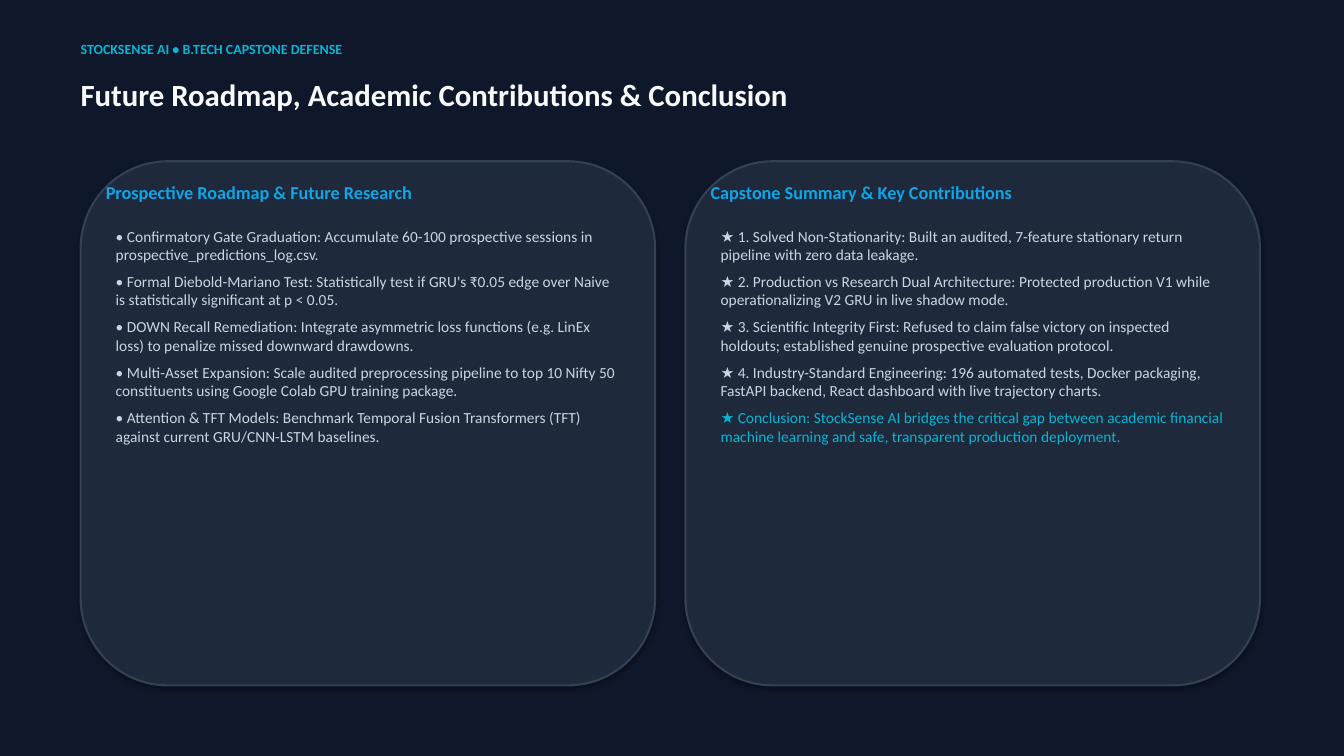
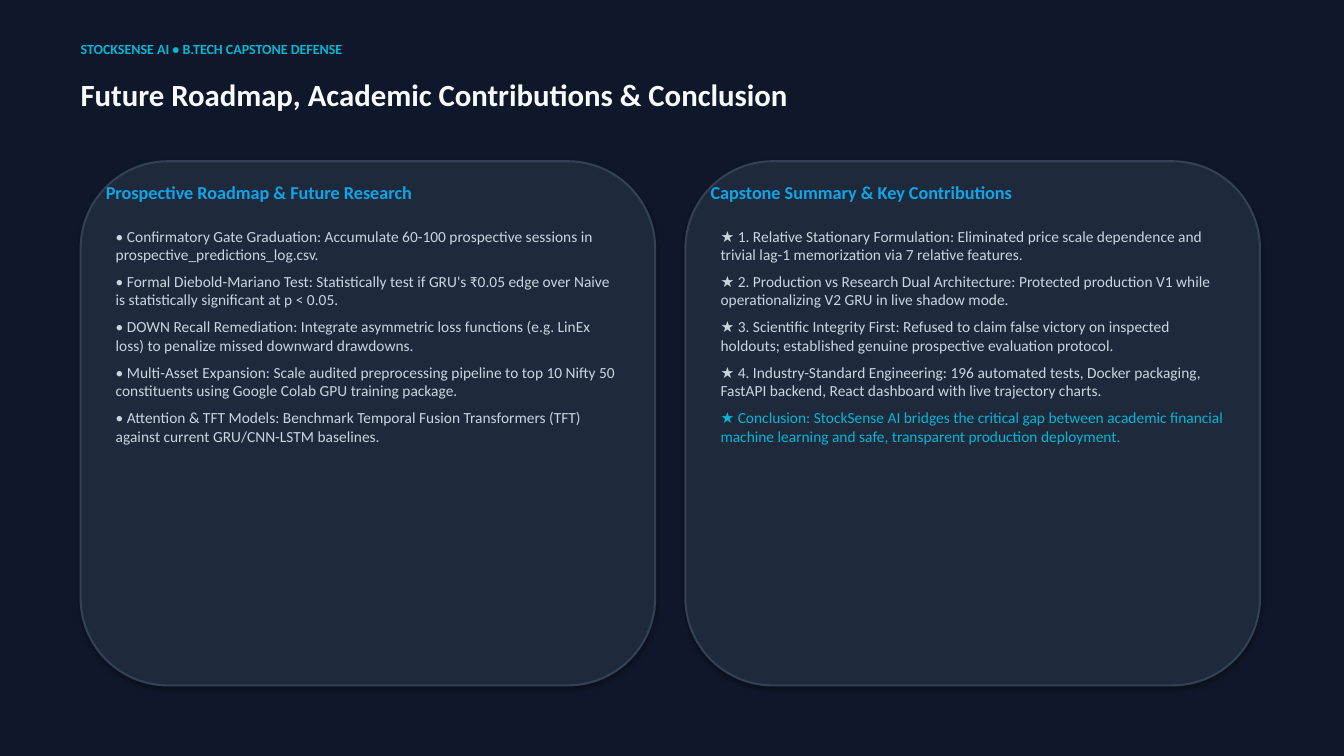
Before and after one commit to manojsai7/Stock_SenseAi, a slide deck: slide 12 of research/presentation/StockSense_AI_Defense.pptx. Drawn at 1344x756 pixels with LibreOffice and Linux fonts; fonts in the diff are those of the drawing. Boxes give left, top, right and bottom in pixels: in the first picture for what was removed or moved away, otherwise in the second. Text is boxed around its words. In the diff, an @@ line names an element or a change of style, - is before the commit and + after.

Commit message:
docs(defense): refine statistical claims on stationarity, directional bias transparency, and exploratory limits

```diff
--- a/research/presentation/StockSense_AI_Defense.pptx
+++ b/research/presentation/StockSense_AI_Defense.pptx
@@ text at <box>721,231,1202,263</box>: text changed @@
-★ 1. Solved Non-Stationarity: Built an audited, 7-feature stationary return pipeline with zero data leakage.
+★ 1. Relative Stationary Formulation: Eliminated price scale dependence and trivial lag-1 memorization via 7 relative features.
```
Also in this commit, not shown: 2 other slides changed, 7 other files.
